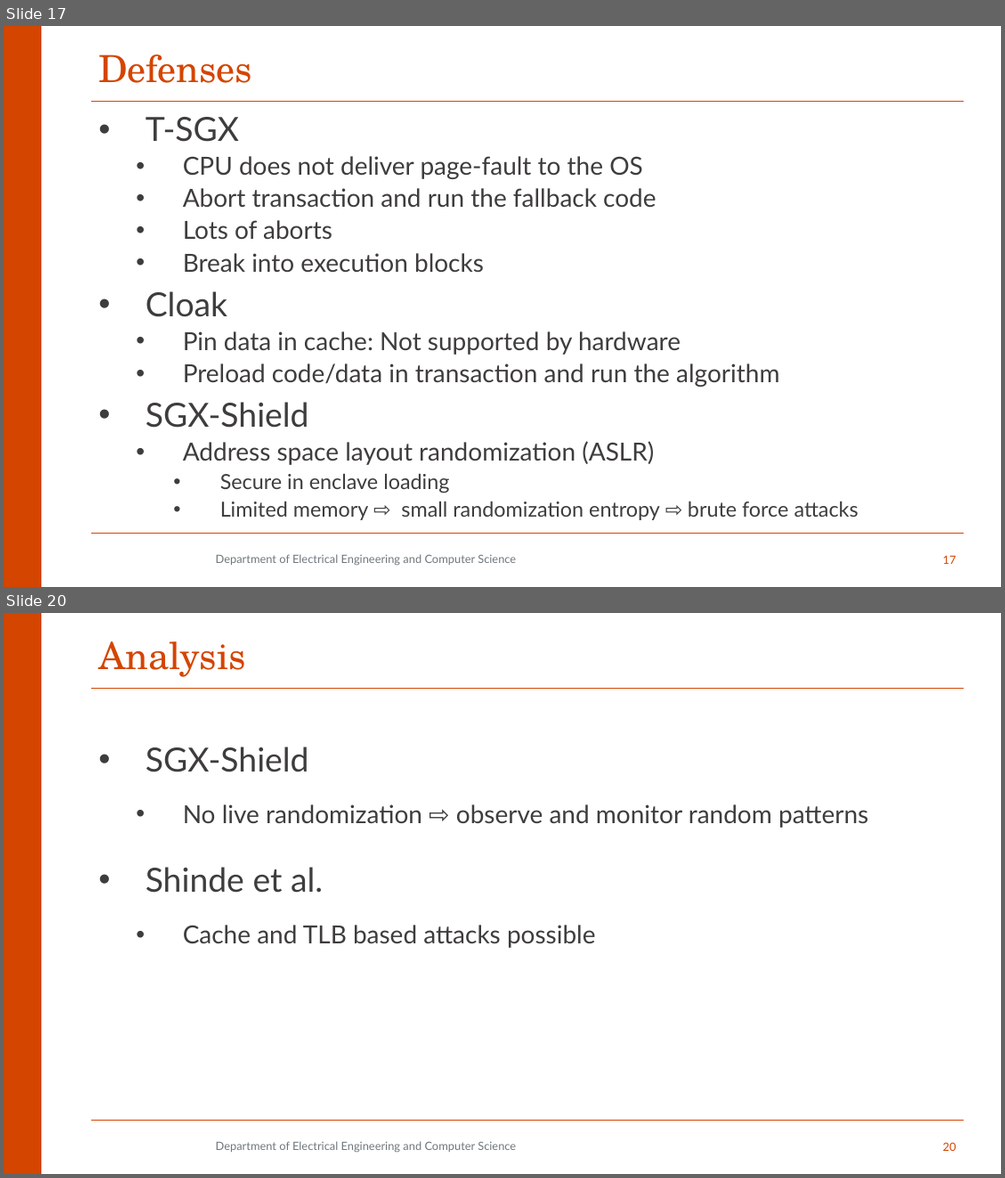
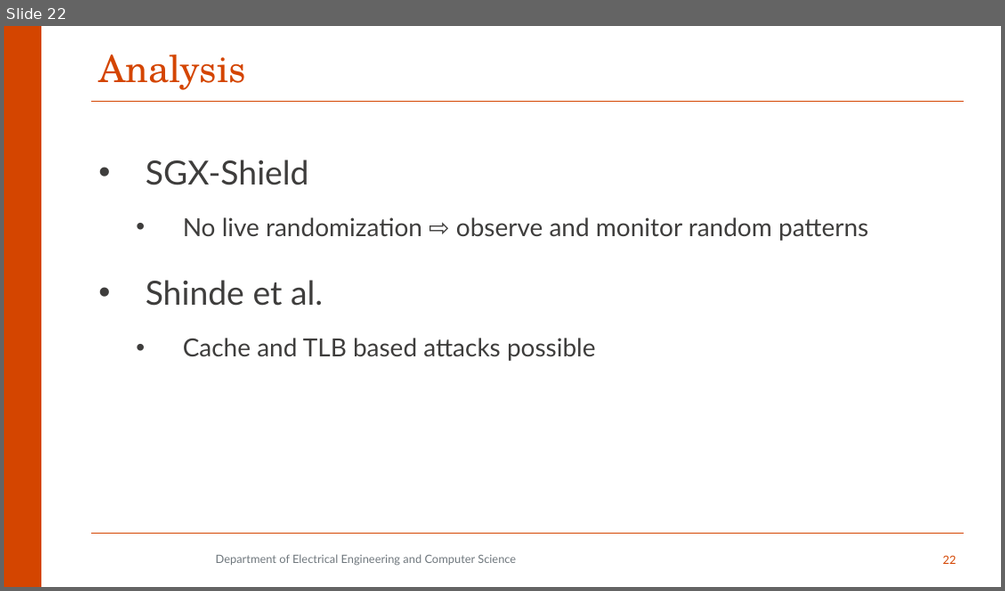
Before and after one commit to aminfallahi/A-Survey-on-SGX-Enclave-Privileged-Side-Channel-Attacks, a slide deck: Presentation/qe2.pptx. Shown one above the other, each under a label of ours: slides 17 and 20 before the commit, slide 22 after it; the slides between them are not shown. The pictures are 1005x1178 and 1005x591 pixels, drawn with LibreOffice and Linux fonts; fonts in the diff are those of the drawing; background and template pictures are left out. Boxes give left, top, right and bottom in pixels: in the first picture for what was removed or moved away, otherwise in the second. Text is boxed around its words. In the diff, an @@ line names an element or a change of style, - is before the commit and + after.

```diff
--- a/Presentation/qe2.pptx
+++ b/Presentation/qe2.pptx
@@ slide 17 removed at [4, 26, 1001, 587], background #FFFFFF; not listed: 3 template elements that a slide beside it also shows @@
@@ title removed at [98, 54, 252, 83] @@
-Defenses
@@ text removed at [146, 117, 858, 520] @@
-• T-SGX
-  • CPU does not deliver page-fault to the OS
-  • Abort transaction and run the fallback code
-  • Lots of aborts
-  • Break into execution blocks
-• Cloak
-  • Pin data in cache: Not supported by hardware
-  • Preload code/data in transaction and run the algorithm
-• SGX-Shield
-  • Address space layout randomization (ASLR)
-    • Secure in enclave loading
-    • Limited memory ⇨ small randomization entropy ⇨ brute force attacks
@@ text removed at [216, 554, 516, 565] @@
-Department of Electrical Engineering and Computer Science
@@ page number removed at [943, 555, 956, 564] @@
-17
@@ what was slide 20 is now slide 22 @@
@@ page number at [943, 555, 956, 564]: text changed @@
-20
+22
```
Also in this commit, not shown: 9 slides changed, 4 slides added, 6 other slides removed, 1 other file.
